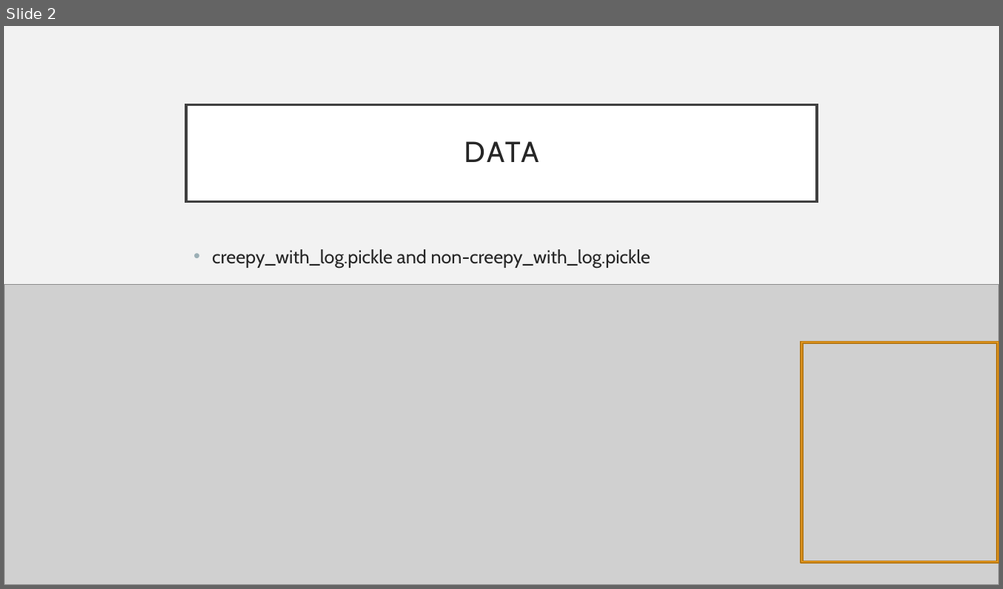
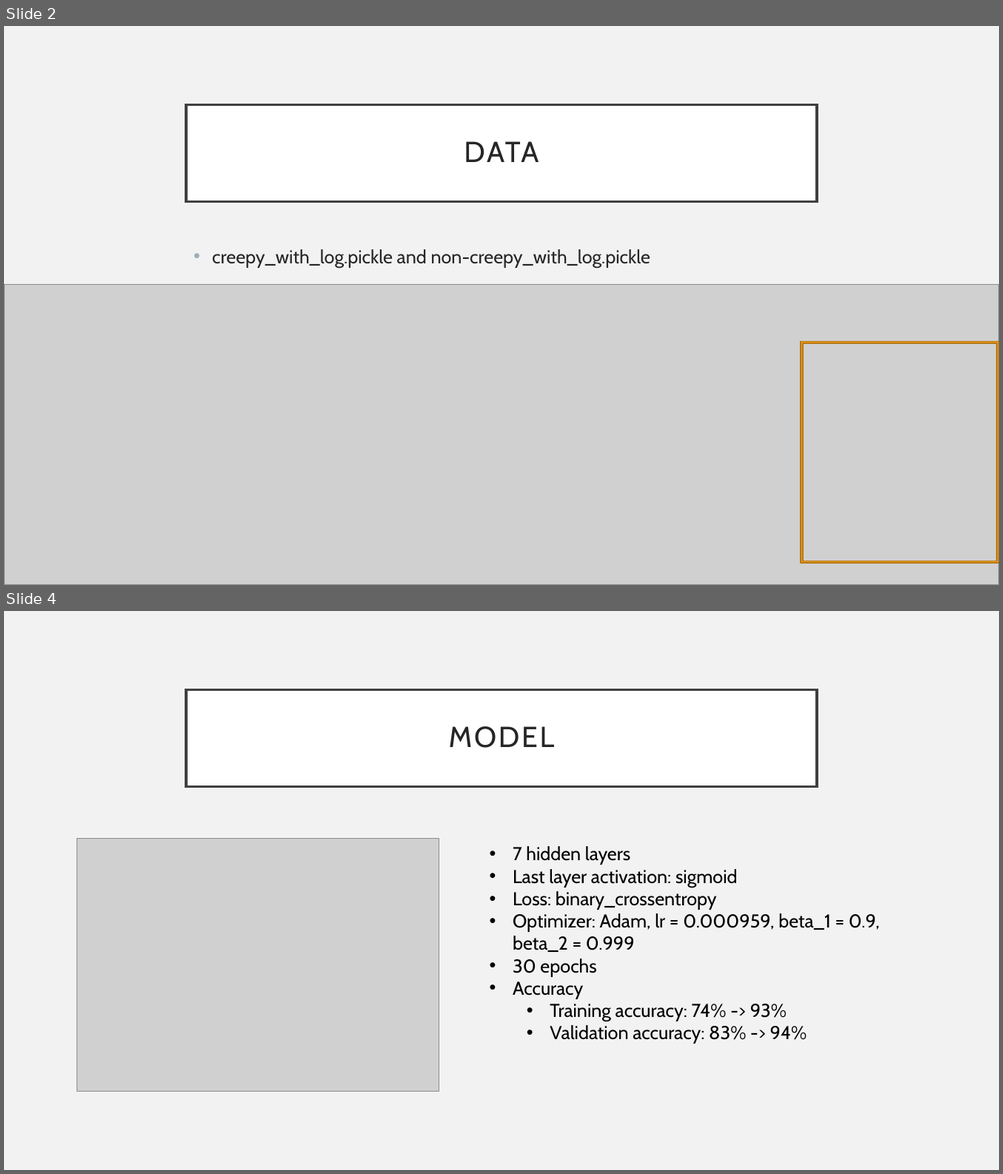
Before and after one commit to Anthonyive/Research-Mapping-Uncanny-Valley, a slide deck: Presentations/10-26-2020/10-26-2020.pptx. Shown one above the other, each under a label of ours: slide 2 before the commit, slides 2 and 4 after it; the slides between them are not shown. The pictures are 1003x589 and 1003x1174 pixels, drawn with LibreOffice and Linux fonts; fonts in the diff are those of the drawing; grey boxes stand for pictures. Boxes give left, top, right and bottom in pixels: in the first picture for what was removed or moved away, otherwise in the second. Text is boxed around its words. In the diff, an @@ line names an element or a change of style, - is before the commit and + after.

```diff
--- a/Presentations/10-26-2020/10-26-2020.pptx
+++ b/Presentations/10-26-2020/10-26-2020.pptx
@@ slide 4 added at <box>4,611,999,1170</box>, background #F2F2F2 @@
@@ title added at <box>186,689,817,786</box>, fill #FFFFFF, outline #404040 2.5 pt, 28 pt, text #262626 @@
+MODEL
@@ picture added at <box>77,839,439,1091</box> @@
@@ text added at <box>512,846,879,1044</box>, 18 pt, text #000000 @@
+• 7 hidden layers
+• Last layer activation: sigmoid
+• Loss: binary_crossentropy
+• Optimizer: Adam, lr = 0.000959, beta_1 = 0.9, beta_2 = 0.999
+• 30 epochs
+• Accuracy
+  • Training accuracy: 74% -> 93%
+  • Validation accuracy: 83% -> 94%
```
Also in this commit, not shown: 2 slides changed, 4 other slides added, 22 other files.
